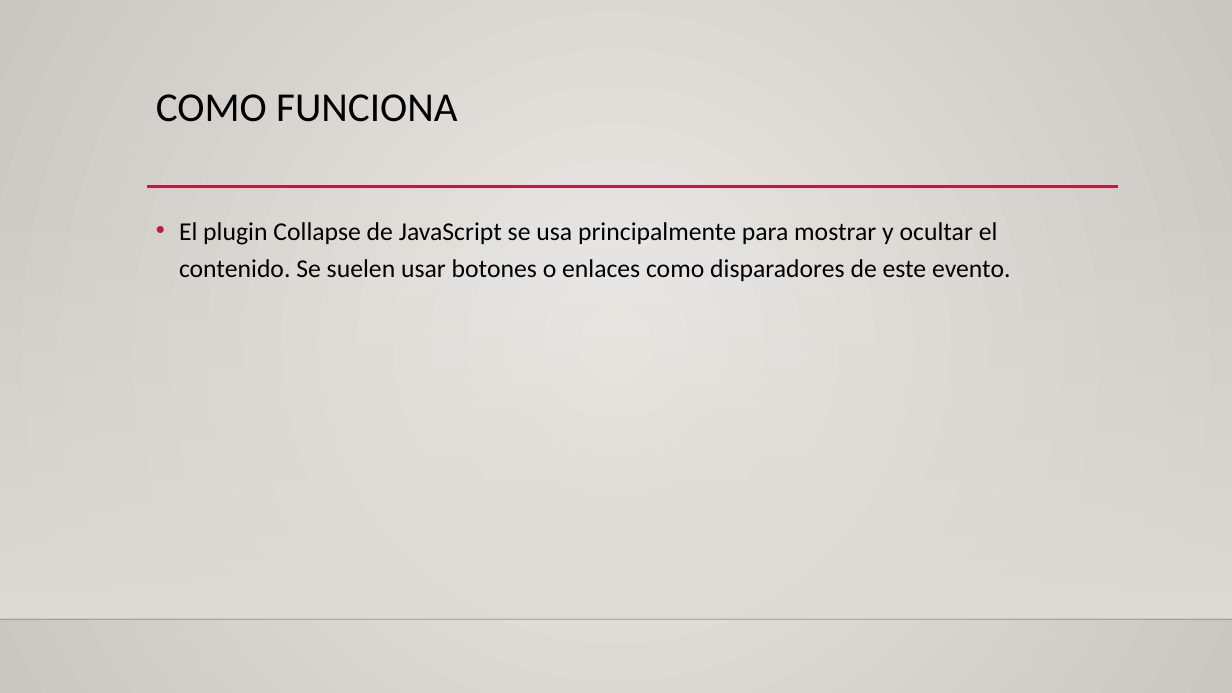
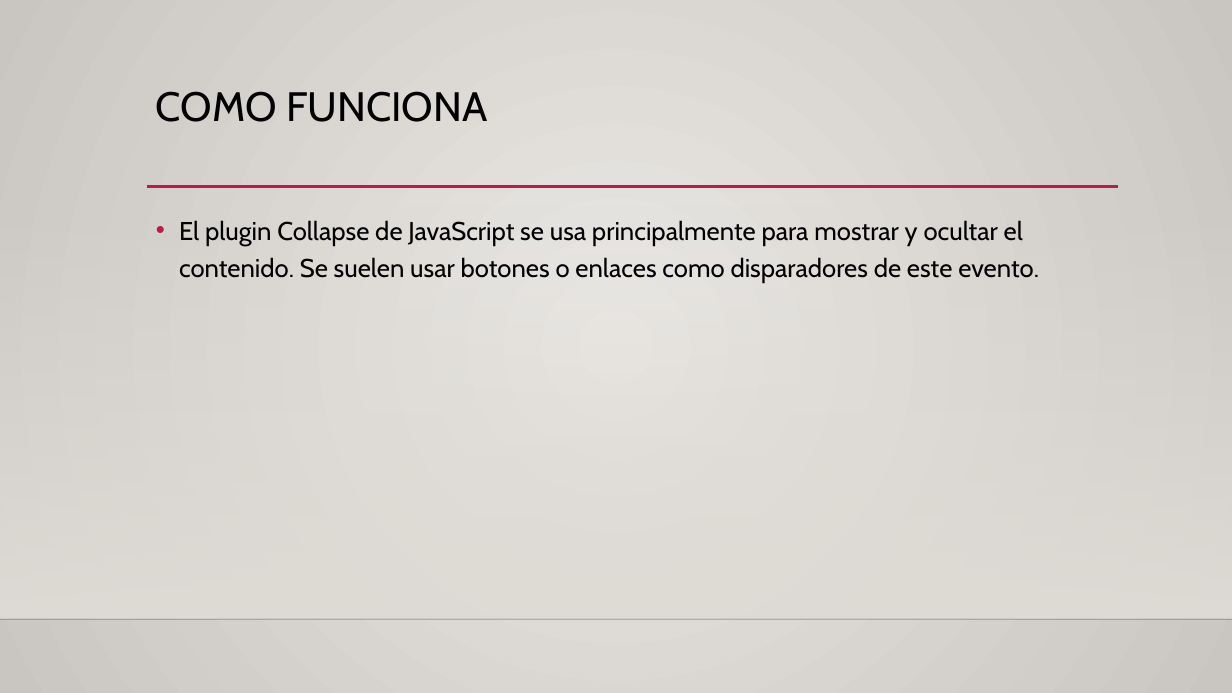
Before and after one commit to Javi9801/DIWEB, a slide deck: slide 2 of Exposicion/Collapse.pptx. Drawn at 1232x693 pixels with LibreOffice and Linux fonts; fonts in the diff are those of the drawing; background and template pictures are left out. Boxes give left, top, right and bottom in pixels: in the first picture for what was removed or moved away, otherwise in the second. Text is boxed around its words. In the diff, an @@ line names an element or a change of style, - is before the commit and + after.

```diff
--- a/Exposicion/Collapse.pptx
+++ b/Exposicion/Collapse.pptx
@@ background gradient #ECEAE7 to #CAC7C1 to gradient #EBE9E6 to #C9C5C0 @@
@@ title "COMO FUNCIONA" at <box>156,91,488,122</box>: font Calibri to Cabin @@
@@ text "El plugin Collapse de JavaScript ..." at <box>179,220,1039,282</box>: font Calibri to Cabin; less space between paragraphs @@
```
Also in this commit, not shown: 3 other slides changed, 1 slide removed.
